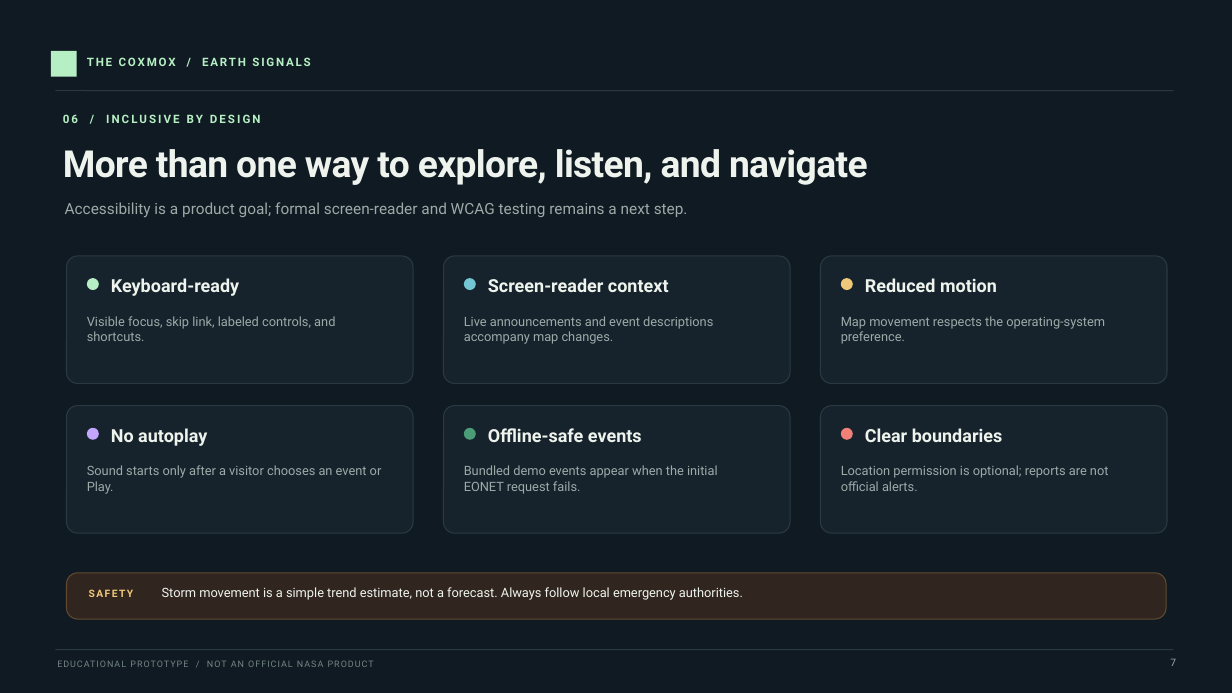
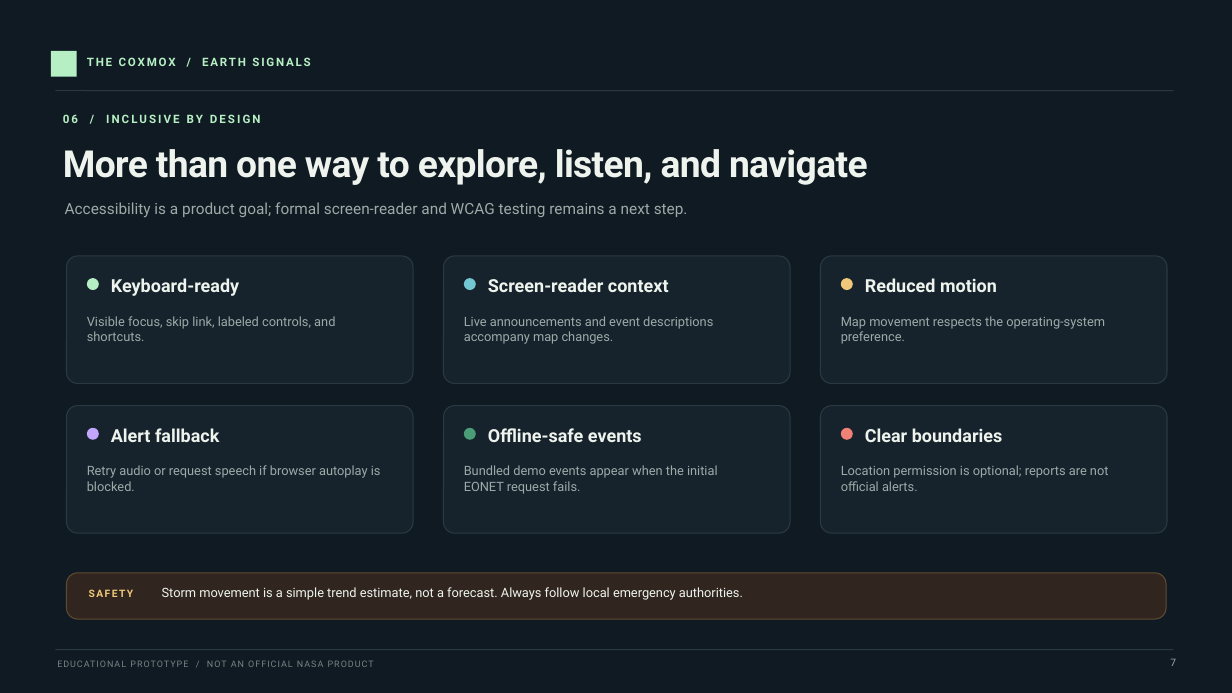
Before and after one commit to mrdarkpheonix/COXMOX, a slide deck: slide 7 of THE_COXMOX_PROJECT_PRESENTATION.pptx. Drawn at 1232x693 pixels with LibreOffice and Linux fonts; fonts in the diff are those of the drawing. Boxes give left, top, right and bottom in pixels: in the first picture for what was removed or moved away, otherwise in the second. Text is boxed around its words. In the diff, an @@ line names an element or a change of style, - is before the commit and + after.

```diff
--- a/THE_COXMOX_PROJECT_PRESENTATION.pptx
+++ b/THE_COXMOX_PROJECT_PRESENTATION.pptx
@@ text at box(111, 428, 219, 442): text changed @@
-No autoplay
+Alert fallback
@@ text at box(87, 465, 381, 491): text changed @@
-Sound starts only after a visitor chooses an event or Play.
+Retry audio or request speech if browser autoplay is blocked.
```
Also in this commit, not shown: 1 other slide changed, 7 other files.
